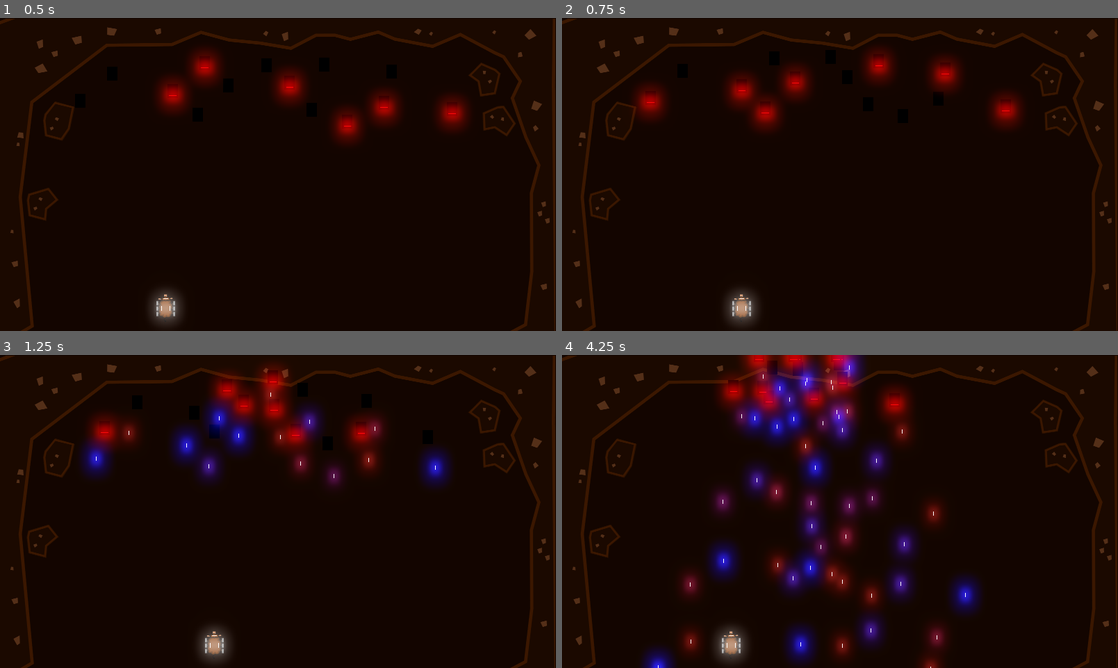
Above: before the commit, frames 1-4 (two rows, left to right).
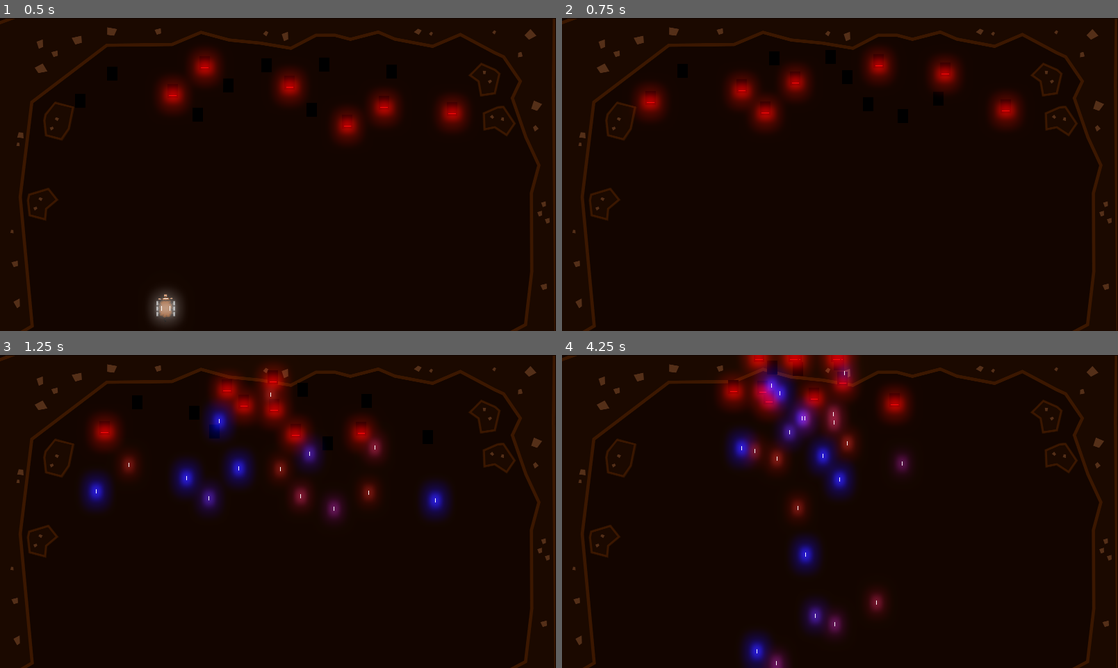
Above: after the commit, the same moments.

Repository: GameDrivenDesign/punk-wolf
Game: Godot game, scene res://game.tscn
Two runs of this game, one before a commit and one after it. Both use one fixed random seed, a clock stepped at 60 frames per second and the inputs below.
Inputs:
- Up to frame 1 (0.5 s): no input
- Up to frame 2 (0.75 s): tap Enter (ui_accept) at 0.5 s; hold Right (ui_right) from 0.53 s (still down)
- Up to frame 3 (1.25 s): keep holding Right (ui_right); tap Enter (ui_accept) at 0.77 s
- Up to frame 4 (4.25 s): release Right (ui_right) at 1.28 s; hold Left (ui_left) 1.28-2.03 s; tap Enter (ui_accept) at 1.52, 3.02, 3.77 s; hold Right (ui_right) 2.03-2.78 s; hold Up (ui_up) 2.78-3.53 s; hold Left (ui_left) from 3.53 s (still down)

Frame 1 is identical in both runs. In frame 2, 0.5% of the frame differs, in the area x 29-36%, y 86-98%; in frame 3, 7.8%; in frame 4, 17%, in the area x 14-76%, y 0-100%.

Commit message:
allow us to shoot too

Diff:
--- a/projectiles/Projectile.gd
+++ b/projectiles/Projectile.gd
@@ -13,7 +13,7 @@
 	set_modulate(colors[randi()%5])
 
 func _physics_process(delta):
-	var coll = move_and_collide(DIRECTION * delta * SPEED)
+	var coll = move_and_collide(transform.y * delta * SPEED)
 	if coll and coll.collider.is_in_group("sheep"):
 		coll.collider.take_damage(DAMAGE)
 		queue_free()
--- a/sheep.gd
+++ b/sheep.gd
@@ -13,11 +13,16 @@
 		velocity.x -= 1
 	if Input.is_action_just_pressed("ui_accept"):
 		add_child(preload("res://shield.tscn").instance())
+	if Input.is_action_just_pressed("ui_up"):
+		var p = preload("res://projectiles/Projectile.tscn").instance()
+		p.rotation_degrees = 180
+		p.position = global_position
+		get_parent().add_child(p)
 	velocity = velocity.normalized() * speed
 
 func _physics_process(delta):
 	get_input()
-	velocity = move_and_slide(velocity)
+	velocity = move_and_collide(velocity)
 
 func take_damage(amount):
 	health -= amount
